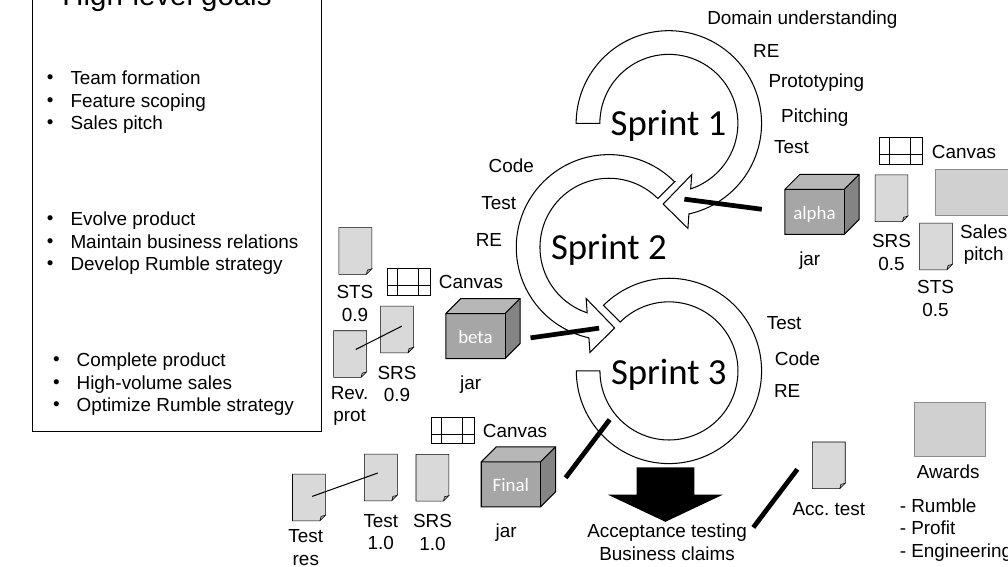
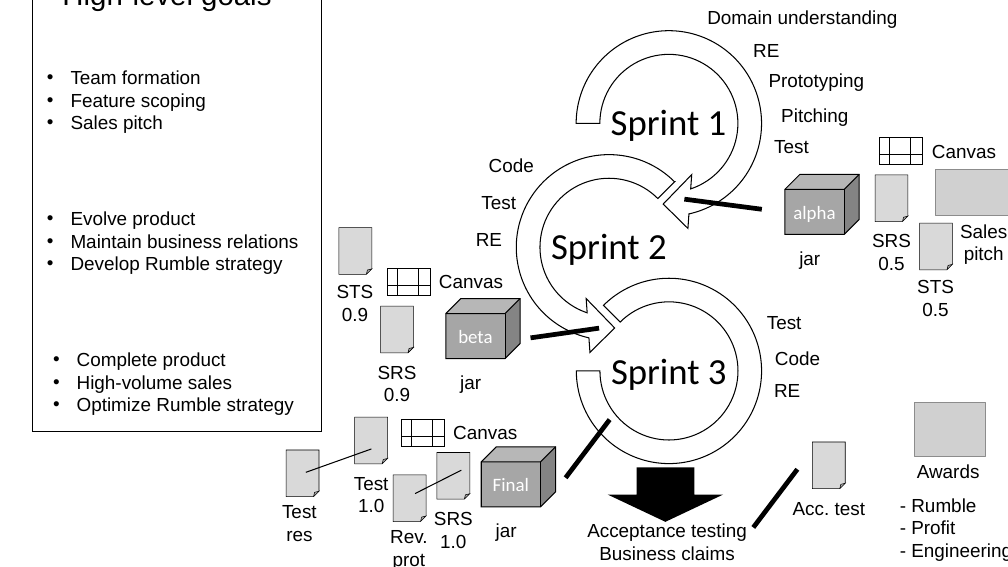
Before and after one commit to lunduniversity/introsofteng, a slide deck: slide 6 of project-rumble/figures/etsa02_figures.pptx. Drawn at 1008x567 pixels with LibreOffice and Linux fonts; fonts in the diff are those of the drawing; grey boxes stand for pictures. Boxes give left, top, right and bottom in pixels: in the first picture for what was removed or moved away, otherwise in the second. Text is boxed around its words. In the diff, an @@ line names an element or a change of style, - is before the commit and + after.

```diff
--- a/project-rumble/figures/etsa02_figures.pptx
+++ b/project-rumble/figures/etsa02_figures.pptx
@@ folded corner: place and size @@
-folded corner at [364, 454, 398, 501]
+folded corner at [355, 417, 388, 464]
@@ text "Canvas": place and size @@
-text "Canvas" at [483, 424, 547, 437]
+text "Canvas" at [453, 425, 517, 440]
@@ 1 text, 1 folded corner, 1 line: place and size @@
-1 text, 1 folded corner, 1 line at [288, 473, 378, 565]
+1 text, 1 folded corner, 1 line at [282, 449, 371, 542]
@@ line moved from (431, 434) - (474, 434) to (402, 436) - (445, 436) @@
@@ 2 lines, 1 rectangle: place and size @@
-2 lines, 1 rectangle at [431, 417, 474, 444]
+2 lines, 1 rectangle at [402, 420, 445, 446]
@@ text "Test": place and size @@
-text "Test" at [364, 514, 399, 550]
+text "Test" at [354, 477, 389, 512]
@@ 1 text, 1 folded corner, 1 line: place and size @@
-1 text, 1 folded corner, 1 line at [331, 326, 402, 425]
+1 text, 1 folded corner, 1 line at [390, 470, 461, 567]
@@ folded corner: place and size @@
-folded corner at [416, 454, 449, 501]
+folded corner at [437, 453, 470, 500]
@@ text "SRS": place and size @@
-text "SRS" at [413, 513, 452, 550]
+text "SRS" at [434, 511, 473, 548]
```
Also in this commit, not shown: 3 other files.
